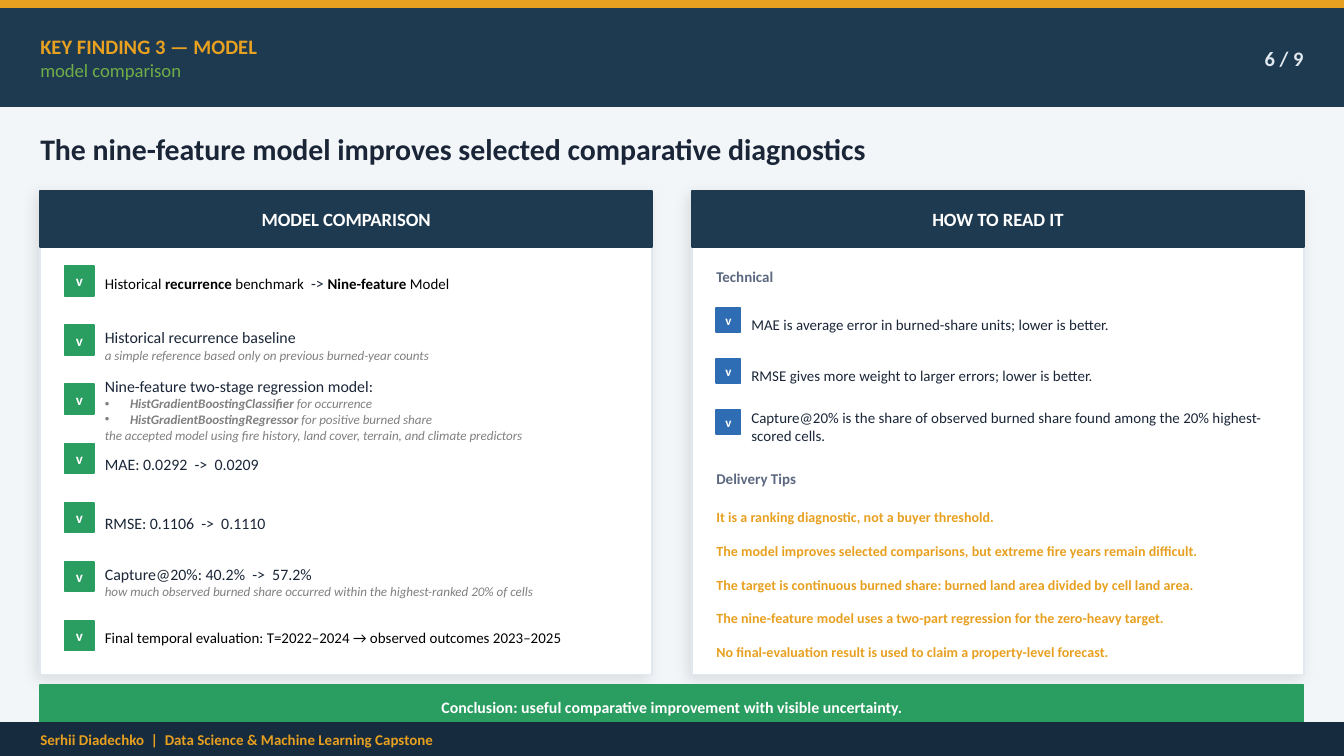
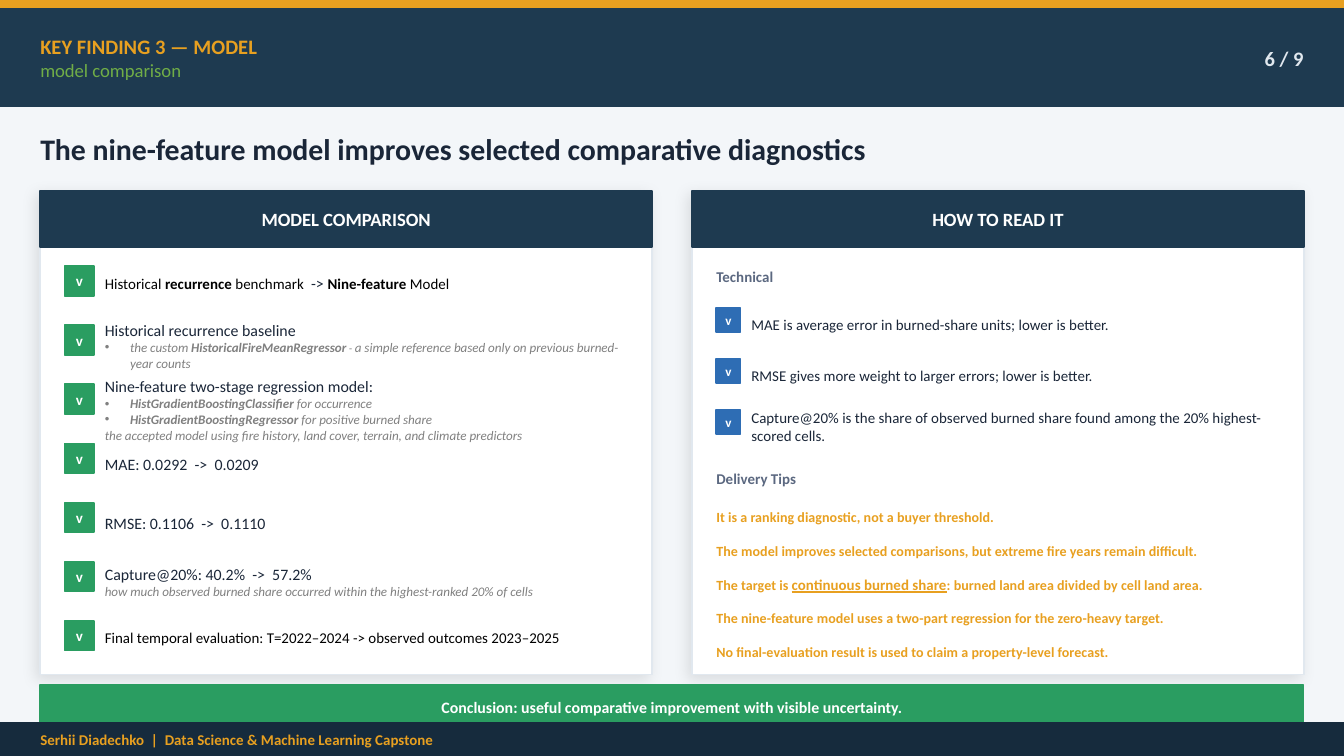
Before and after one commit to serhii-diadechko-git/wildfire_property_screening_portugal, a slide deck: slide 6 of reports/presentation/wildfire_exposure_screening_capstone_final.pptx. Drawn at 1344x756 pixels with LibreOffice and Linux fonts; fonts in the diff are those of the drawing. Boxes give left, top, right and bottom in pixels: in the first picture for what was removed or moved away, otherwise in the second. Text is boxed around its words. In the diff, an @@ line names an element or a change of style, - is before the commit and + after.

```diff
--- a/reports/presentation/wildfire_exposure_screening_capstone_final.pptx
+++ b/reports/presentation/wildfire_exposure_screening_capstone_final.pptx
@@ text at box(130, 343, 618, 370): text changed @@
-a simple reference based only on previous burned-year counts
+• the custom HistoricalFireMeanRegressor - a simple reference based only on previous burned-year counts
@@ text "The target is continuous burned ..." at box(716, 579, 1203, 593): size 7.5 to 8 pt, underline on in "continuous burned share:" @@
@@ text at box(105, 632, 559, 646): text changed @@
-Final temporal evaluation: T=2022–2024 → observed outcomes 2023–2025
+Final temporal evaluation: T=2022–2024 -> observed outcomes 2023–2025
```
Also in this commit, not shown: 2 other slides changed.
